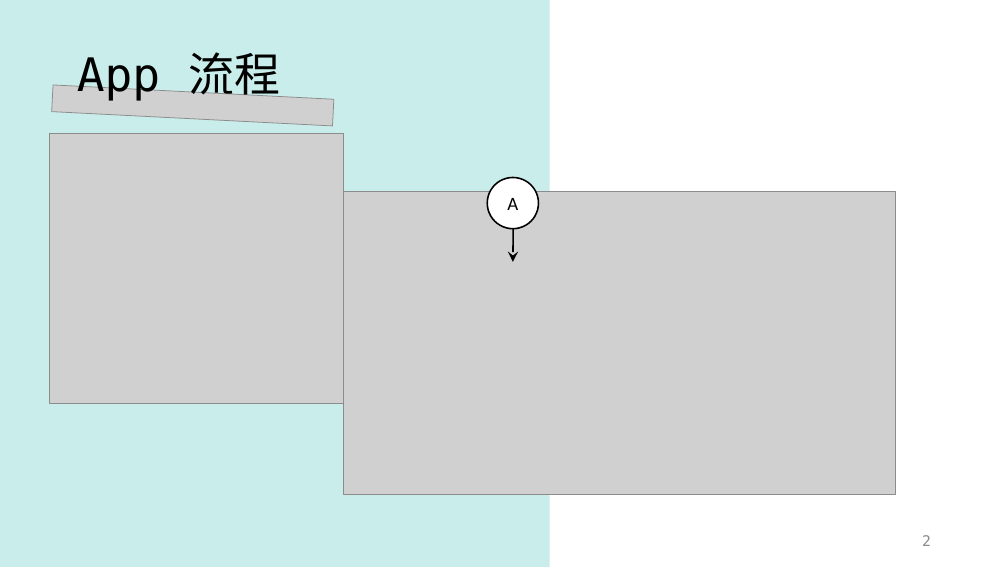
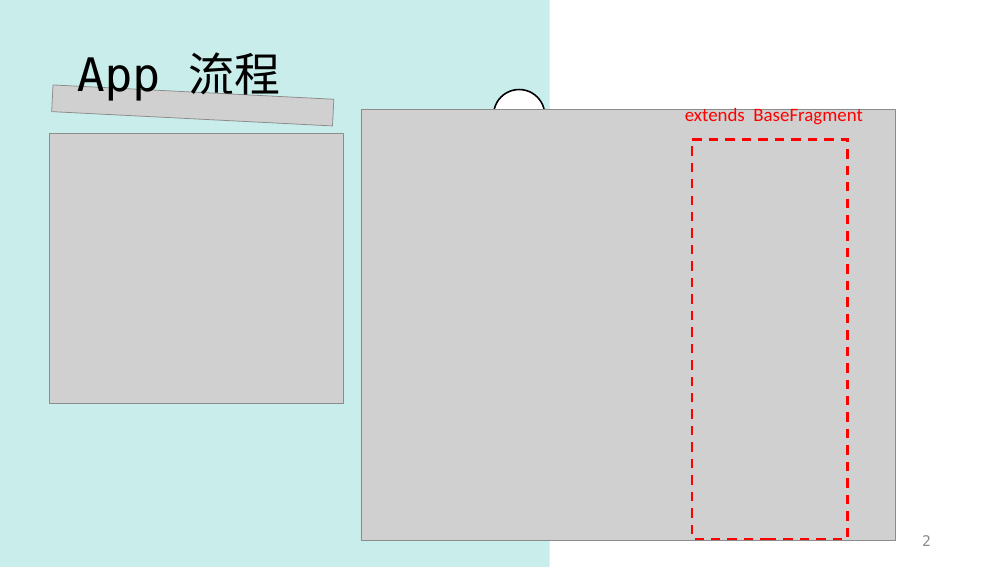
Before and after one commit to ccckyc/draw, a slide deck: slide 2 of Zoo.pptx. Drawn at 1008x567 pixels with LibreOffice and Linux fonts; fonts in the diff are those of the drawing; grey boxes stand for pictures. Boxes give left, top, right and bottom in pixels: in the first picture for what was removed or moved away, otherwise in the second. Text is boxed around its words. In the diff, an @@ line names an element or a change of style, - is before the commit and + after.

Commit message:
Add files via upload
0421

```diff
--- a/Zoo.pptx
+++ b/Zoo.pptx
@@ ellipse "A": place and size @@
-ellipse "A" at (488, 178, 539, 229)
+ellipse "A" at (494, 89, 545, 141)
@@ picture: place and size @@
-picture at (343, 191, 895, 495)
+picture at (361, 110, 896, 541)
@@ text added at (685, 106, 862, 125), 18 pt, text #FF0000 @@
+extends BaseFragment
@@ rectangle added at (692, 140, 848, 539), outline #FF0000 2.25 pt dashed @@
@@ arrow removed from (513, 229) to (513, 262) @@
```
Also in this commit, not shown: 6 other slides changed, 8 slides added, 2 slides removed.
